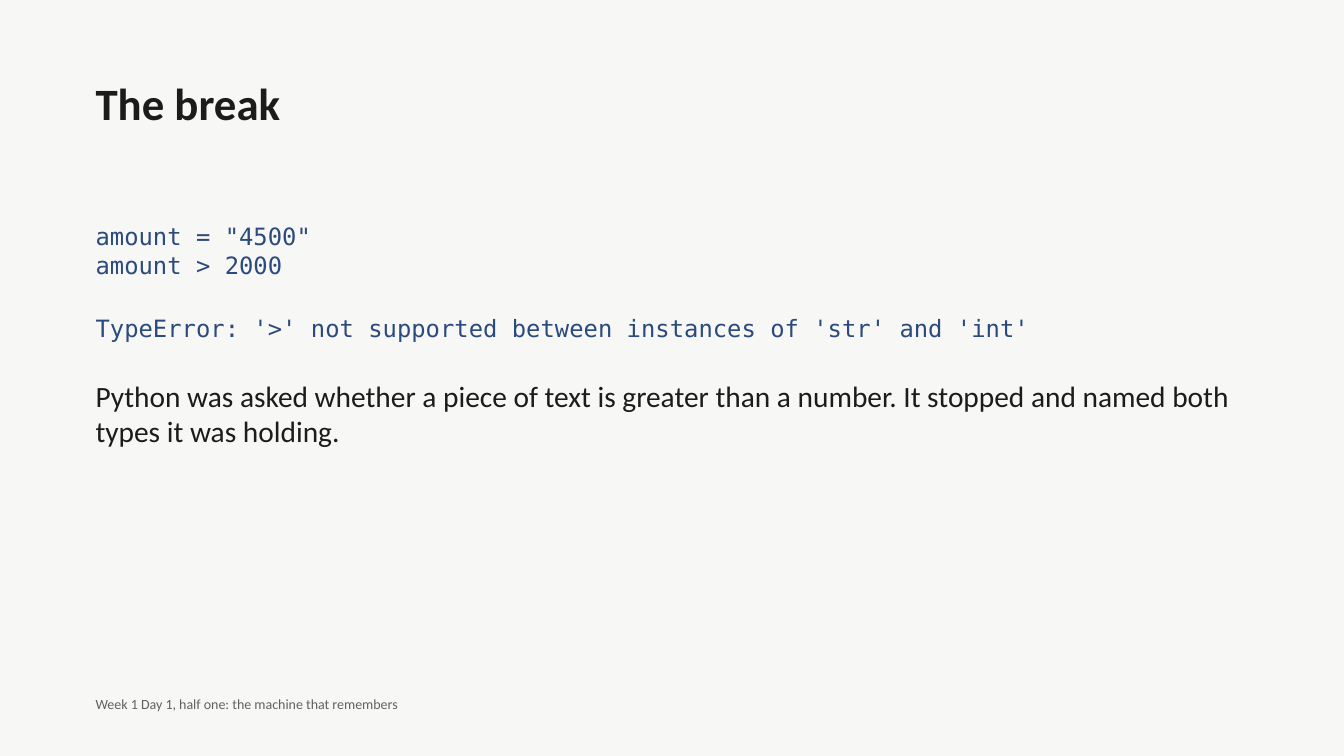
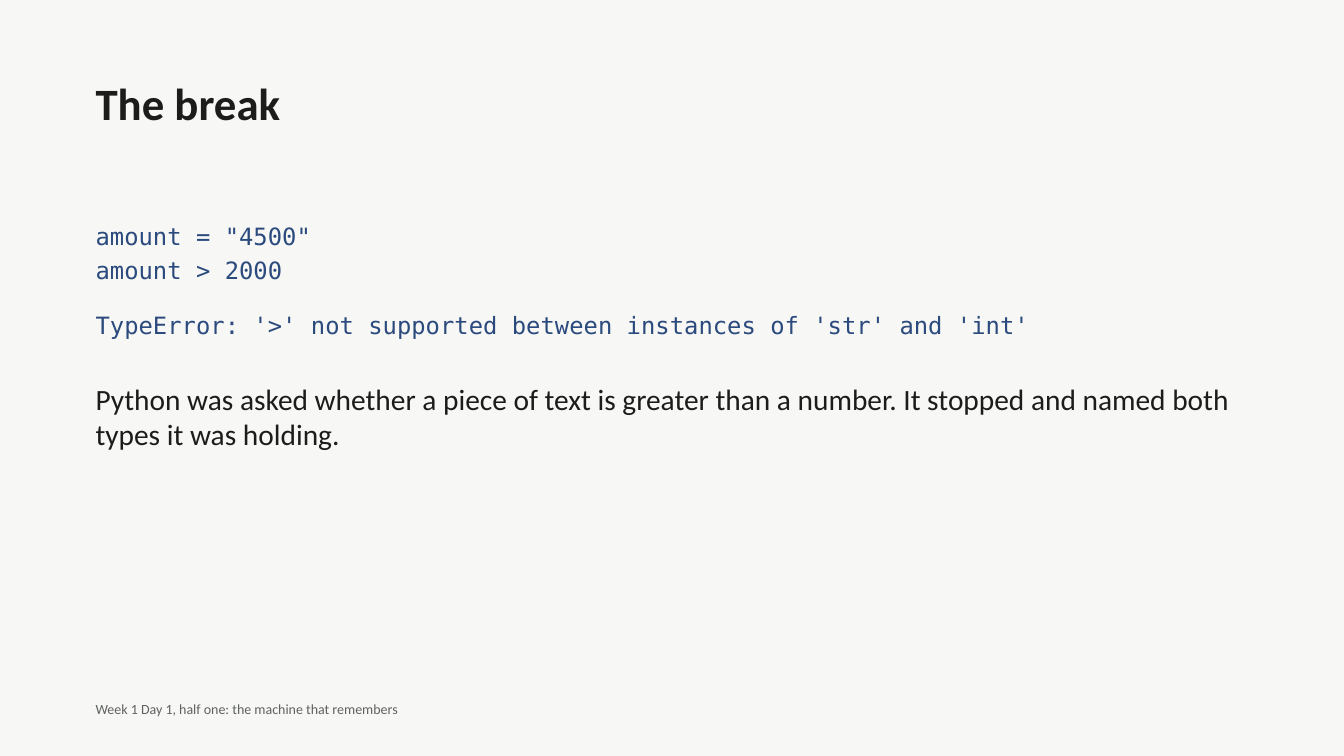
Before and after one commit to fde-academy-lab/c2-content-factory, a slide deck: slide 21 of content/W01/D1/C2_W01_D01_deck_half1_STUDENT.pptx. Drawn at 1344x756 pixels with LibreOffice and Linux fonts; fonts in the diff are those of the drawing. Boxes give left, top, right and bottom in pixels: in the first picture for what was removed or moved away, otherwise in the second. Text is boxed around its words. In the diff, an @@ line names an element or a change of style, - is before the commit and + after.

```diff
--- a/content/W01/D1/C2_W01_D01_deck_half1_STUDENT.pptx
+++ b/content/W01/D1/C2_W01_D01_deck_half1_STUDENT.pptx
@@ text at bbox=[96, 227, 1029, 342]: paragraphs removed @@
-amount = "4500"
-amount > 2000
-TypeError: '>' not supported between instances of 'str' and 'int'
@@ text added at bbox=[96, 227, 311, 280], 17 pt, text #2B4A7D @@
+amount = "4500"
+amount > 2000
@@ text added at bbox=[96, 316, 1029, 339], 17 pt, text #2B4A7D @@
+TypeError: '>' not supported between instances of 'str' and 'int'
@@ text "Python was asked whether a ...": place and size @@
-text "Python was asked whether a ..." at bbox=[96, 227, 1228, 447]
+text "Python was asked whether a ..." at bbox=[96, 389, 1228, 450]
@@ text "Python was asked whether a ..." at bbox=[96, 389, 1228, 450]: more space between paragraphs @@
@@ text "Week 1 Day 1, half ...": place and size @@
-text "Week 1 Day 1, half ..." at bbox=[96, 699, 397, 711]
+text "Week 1 Day 1, half ..." at bbox=[96, 704, 397, 716]
```
Also in this commit, not shown: 30 other slides changed, 7 other files.
